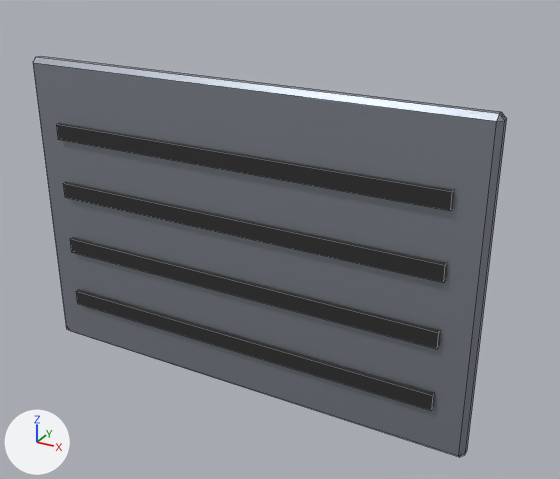
What one commit did to the FBX model unity/Assets/Art/props/vent_grate.fbx.
Both versions are drawn from a 50 mm camera at (0.229, -0.363, 0.292) aimed at (0.024, 0.011, 0.105). Lighting does not change. The marker at lower left points along +X, +Y and +Z. The older version comes first. Mesh edges are drawn as thin lines.

Script lines for the objects in view, before the commit:
```python
me_vent_grate = bpy.data.meshes.new('vent_grate')
me_vent_grate.from_pydata(...)  # 56 vertices, 50 faces; spans x -0.15..0.15, y -0.007..0.007, z 0.0..0.2
# faces by material slot: [26, 24]
me_vent_grate.materials.append(mat_c9aa0aa)  # grey #9aa0aa
me_vent_grate.materials.append(mat_c2a2a2a)  # black #2a2a2a
ob_vent_grate = bpy.data.objects.new('vent_grate', me_vent_grate)
ob_vent_grate.location = (0.0, 0.0, 0.0)
```
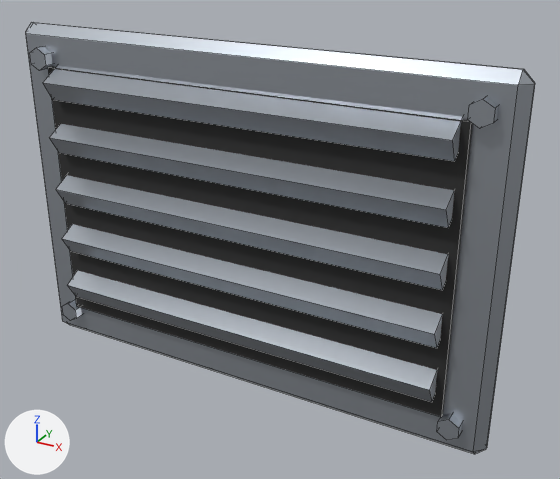
Where the change shows, as pixel boxes [x1, y1, x2, y2] in the pictures (560 x 479 px):
'vent_grate', reshaped (7% wider, 8% taller)
    before: [33, 56, 507, 457]
    after: [26, 22, 535, 454]
part 1 of me_vent_grate, added (black)
    after: [48, 67, 473, 417]
part 2 of me_vent_grate, added
    after: [62, 300, 82, 321]
part 3 of me_vent_grate, added
    after: [30, 47, 53, 71]
part 4 of me_vent_grate, added
    after: [437, 414, 462, 440]
part 5 of me_vent_grate, added
    after: [468, 97, 498, 129]
part 6 of me_vent_grate, rebuilt (7% wider, 8% taller)
    before: [33, 56, 507, 457]
    after: [26, 22, 535, 454]
part 7 of me_vent_grate, rebuilt (11% taller)
    before: [70, 237, 441, 349]
    after: [62, 224, 443, 348]
part 8 of me_vent_grate, rebuilt (15% taller)
    before: [64, 182, 447, 282]
    after: [56, 175, 448, 290]
part 9 of me_vent_grate, rebuilt (18% taller)
    before: [57, 123, 454, 211]
    after: [49, 124, 454, 228]
part 10 of me_vent_grate, rebuilt (8% taller)
    before: [76, 289, 435, 410]
    after: [68, 271, 437, 402]
part 11 of me_vent_grate, added
    after: [43, 65, 463, 161]

Diff of the bpy script that builds the scene:
```diff
--- a/unity/Assets/Art/props/vent_grate.fbx.py
+++ b/unity/Assets/Art/props/vent_grate.fbx.py
@@ mat_cb0b6be @@
+mat_cb0b6be = principled_material('cb0b6be')
+mat_cb0b6be.base_color = (0.434, 0.468, 0.515)  # grey #b0b6be
+mat_cb0b6be.metallic = 0.8
+mat_cb0b6be.roughness = 0.35
@@ me_vent_grate @@
 # used by ob_vent_grate; location = (0.0, 0.0, 0.0)
 # verts and faces of me_vent_grate; kept vertices keep their numbers, new ones are numbered from 56
-me_vent_grate.from_pydata(...)  # 56 vertices, 50 faces; spans x -0.15..0.15, y -0.007..0.007, z 0.0..0.2
-me_vent_grate.materials.append(mat_c9aa0aa)  # grey #9aa0aa
+me_vent_grate.from_pydata(...)  # 120 vertices, 94 faces; spans x -0.16..0.16, y -0.014..0.014, z 0.0..0.22
+# me_vent_grate part 1: a new loose piece, a box spanning x -0.135..0.135, y -0.003..0.009, z 0.025..0.195, in mat_c2a2a2a (black #2a2a2a)
+# me_vent_grate part 2: a new loose piece, a 6-sided cylinder along y spanning x -0.1461..-0.1339, y -0.0059..0.0021, z 0.013..0.027, in mat_cb0b6be (grey #b0b6be)
+# me_vent_grate part 3: a new loose piece, a 6-sided cylinder along y spanning x -0.1461..-0.1339, y -0.0059..0.0021, z 0.193..0.207, in mat_cb0b6be (grey #b0b6be)
+# me_vent_grate part 4: a new loose piece, a 6-sided cylinder along y spanning x 0.1339..0.1461, y -0.0059..0.0021, z 0.013..0.027, in mat_cb0b6be (grey #b0b6be)
+# me_vent_grate part 5: a new loose piece, a 6-sided cylinder along y spanning x 0.1339..0.1461, y -0.0059..0.0021, z 0.193..0.207, in mat_cb0b6be (grey #b0b6be)
+# me_vent_grate part 6: the loose piece of 24 vertices spanning x -0.15..0.15, y -0.003..0.007, z 0.0..0.2 is rebuilt with 24 vertices and now spans x -0.16..0.16, y 0.0..0.014, z 0.0..0.22, in mat_cb0b6be (grey #b0b6be)
+# me_vent_grate part 7: the loose piece of 8 vertices spanning x -0.13..0.13, y -0.007..0.005, z 0.07..0.08 is rebuilt with 8 vertices and now spans x -0.13..0.13, y -0.014..0.01, z 0.071..0.093, in mat_cb0b6be (grey #b0b6be)
+# me_vent_grate part 8: the loose piece of 8 vertices spanning x -0.13..0.13, y -0.007..0.005, z 0.11..0.12 is rebuilt with 8 vertices and now spans x -0.13..0.13, y -0.014..0.01, z 0.106..0.128, in mat_cb0b6be (grey #b0b6be)
+# me_vent_grate part 9: the loose piece of 8 vertices spanning x -0.13..0.13, y -0.007..0.005, z 0.15..0.16 is rebuilt with 8 vertices and now spans x -0.13..0.13, y -0.014..0.01, z 0.141..0.163, in mat_cb0b6be (grey #b0b6be)
+# me_vent_grate part 10: the loose piece of 8 vertices spanning x -0.13..0.13, y -0.007..0.005, z 0.03..0.04 is rebuilt with 8 vertices and now spans x -0.13..0.13, y -0.014..0.01, z 0.036..0.058, in mat_cb0b6be (grey #b0b6be)
+# me_vent_grate part 11
+verts[56] = (-0.13, -0.007, 0.176)  # pixel (52, 99)
+verts[57] = (-0.13, -0.014, 0.188)  # pixel (42, 82)
+verts[58] = (-0.13, 0.01, 0.186)
+verts[59] = (-0.13, 0.003, 0.198)
+for new, old in zip([*range(60, 64)], [*range(56, 60)]): verts[new] = verts[old] + (0.26, 0.0, 0.0)
+faces += [(56, 57, 59, 58), (58, 59, 63, 62), (60, 62, 63, 61), (56, 60, 61, 57), (56, 58, 62, 60), (57, 61, 63, 59)]  # mat_cb0b6be (grey #b0b6be)
 me_vent_grate.materials.append(mat_c2a2a2a)
+me_vent_grate.materials.append(mat_cb0b6be)  # grey #b0b6be
```
